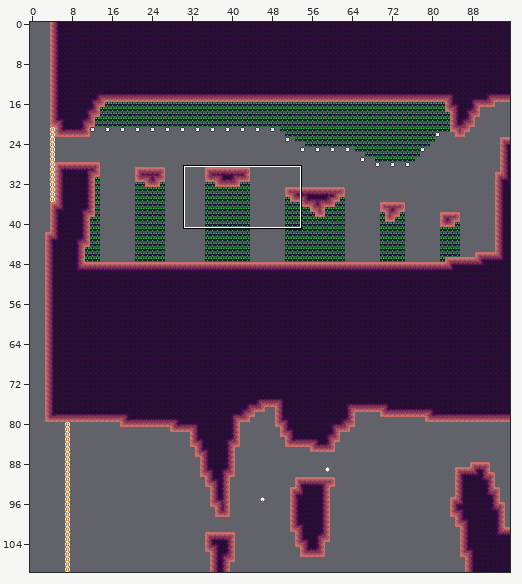
Tiled map (JSON): assets/world/room/dirt1.json. The picture above shows the old version from afar; the outline marks the close-up.
Close-up. As it was:
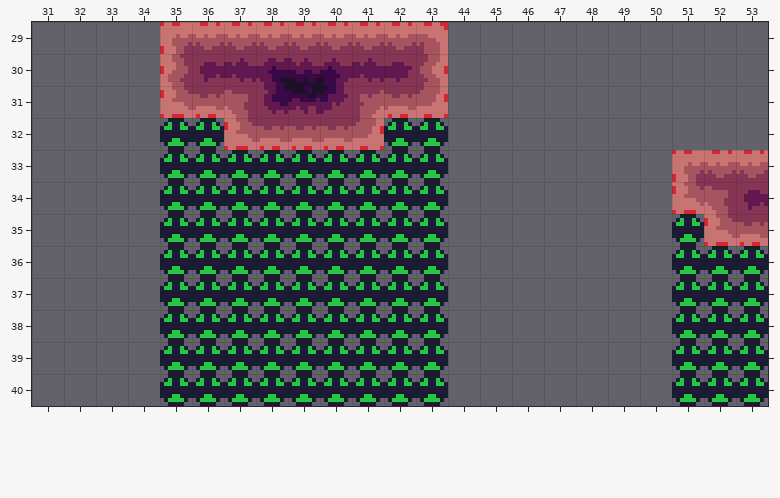
Cells are 8x8 px. Shown: x 31..53, y 29..40. The commit also changed other parts of the map, which this record leaves out.
Once edited:
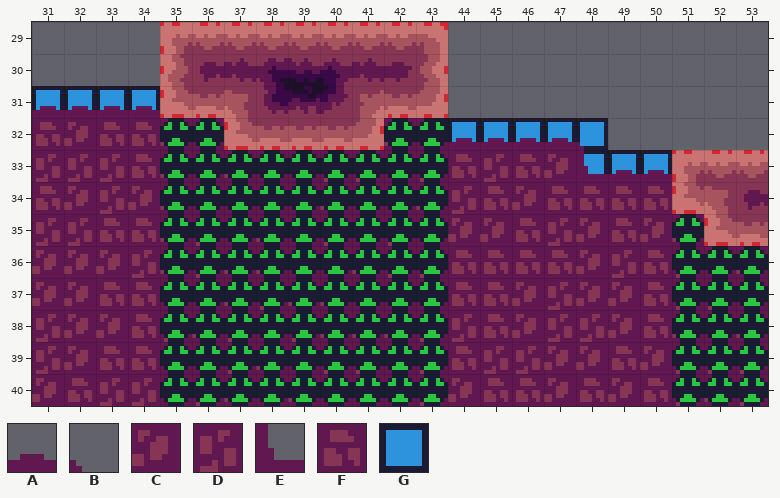
Key: from "dirt_bg_decal": A 1, B 2, C 14, D 41, E 52, F 54; from "tools": G 20.
_ is an empty cell.
The edit:
{"where": "layer \"bg_draft\""}
{"y":31,"x":31,"old":"____","new":"GGGG"}
{"y":32,"x":43,"old":"______","new":"GGGGGG"}
{"y":33,"x":48,"old":"___","new":"GGG"}
{"where": "layer \"bg\""}
{"y":31,"x":31,"old":"____","new":"AAAA"}
{"y":32,"x":31,"old":"______","new":"FCFFCF"}
{"y":32,"x":42,"old":"_______","new":"CEAAAAB"}
{"y":33,"x":31,"old":"____________________","new":"DDDFCFCFFDDFDFDFCEAA"}
{"y":34,"x":31,"old":"____________________","new":"FCDCCFFFFCFFCDFCFFFF"}
{"y":35,"x":31,"old":"_____________________","new":"DDFFCDFCFDFDFCCFDCFCC"}
{"y":36,"x":31,"old":"_______________________","new":"CCCDCDCCFFCDDFFFFCDFDFC"}
{"y":37,"x":31,"old":"_______________________","new":"CCFFFFCDCCFFFFFCDCCFDDF"}
{"y":38,"x":31,"old":"_______________________","new":"DCCFDCDFDCCCDDFCDDCFCFC"}
{"y":39,"x":31,"old":"_______________________","new":"DCFFFFDCFDDFDFDDCCFCDDD"}
{"y":40,"x":31,"old":"_______________________","new":"CFDDFDCFCFFFDCFFCFCFDCD"}
{"label":"added","picture_box":[32,86,768,406]}
